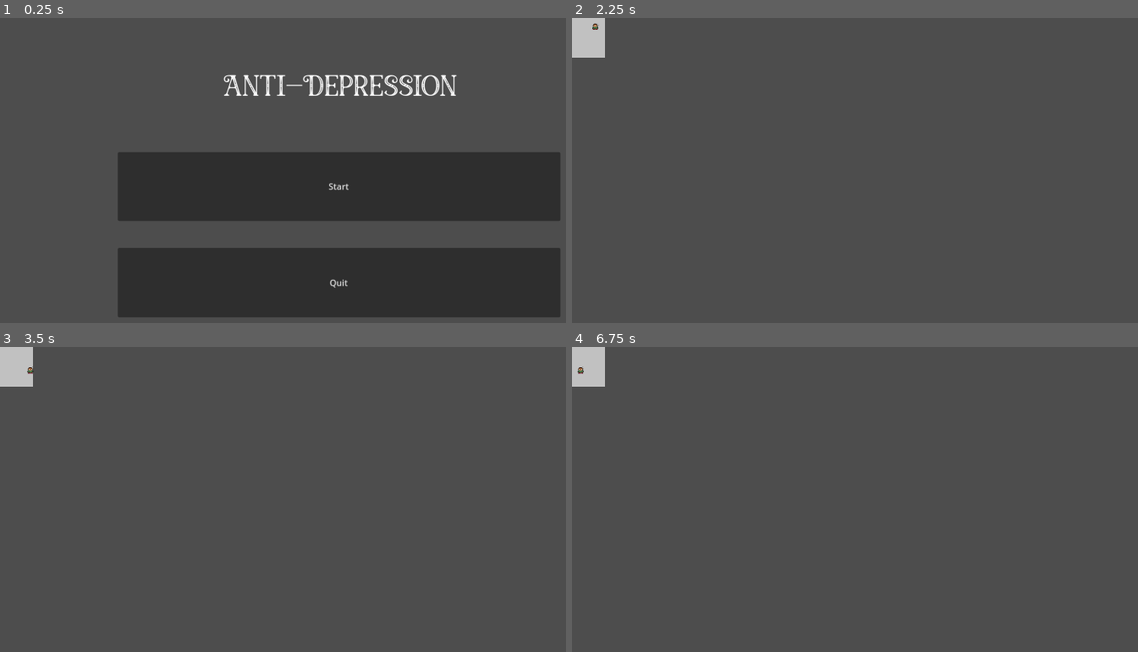
Above: before the commit, frames 1-4 (two rows, left to right).
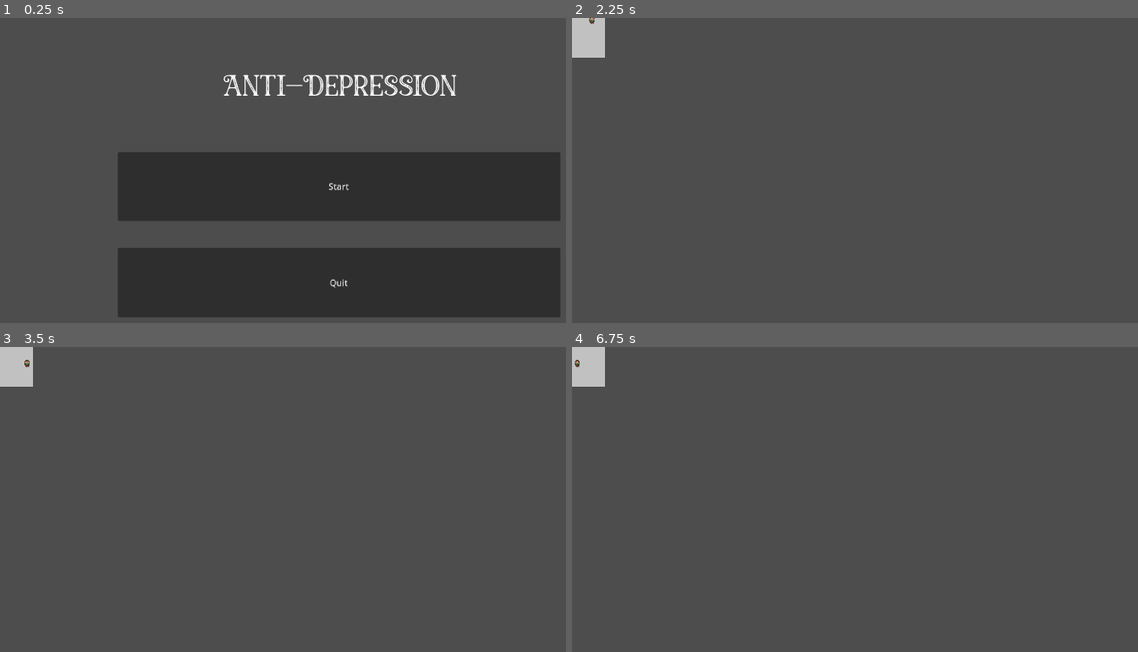
Above: after the commit, the same moments.

Repository: TechPowerAwaits/mruhacks-2024
Game: Godot game, scene res://Scenes/Menu.tscn
Two runs of this game, one before a commit and one after it. Both use one fixed random seed, a clock stepped at 60 frames per second and the inputs below.
Inputs:
- Up to frame 1 (0.25 s): no input
- Up to frame 2 (2.25 s): click "Start" at 0.5 s; tap Enter at 1.25 s; hold D (Move right) 1.28-2.03 s; hold S (Move down) from 2.03 s (still down)
- Up to frame 3 (3.5 s): release S (Move down) at 2.78 s; hold D (Move right) from 2.78 s (still down)
- Up to frame 4 (6.75 s): tap Space at 3.5, 5, 6.5 s; release D (Move right) at 3.53 s; hold W (Move up) 3.53-4.28 s; tap Enter at 4.25, 5.75 s; hold A (Move left) 4.28-5.78 s; hold S (Move down) 5.78-6.53 s; hold D (Move right) from 6.53 s (still down)

The runs differ from the first frame. In frame 1, 0.2% of the frame differs, in the area x 39-81%, y 18-89%; in frame 2, less than 0.1%; in frame 3, less than 0.1%; in frame 4, less than 0.1%.
Error after the commit: Invalid assignment of property or key 'texture' with value of type 'CompressedTexture2D' on a base object of type 'null instance'. (res://Scenes/Creatures/play…

Commit message:
quick change to make sprite animated

Diff:
--- a/Scenes/Creatures/Player.tscn
+++ b/Scenes/Creatures/Player.tscn
@@ -1,18 +1,42 @@
-[gd_scene load_steps=4 format=3 uid="uid://bkek5qjnwv34y"]
+[gd_scene load_steps=7 format=3 uid="uid://bkek5qjnwv34y"]
 
 [ext_resource type="Script" path="res://Scenes/Creatures/player.gd" id="1_tcq4l"]
-[ext_resource type="Texture2D" uid="uid://buiabsch34pc7" path="res://Assets/Level1/Player.png" id="1_vnjdq"]
+[ext_resource type="Texture2D" uid="uid://dpxegcjqwoh4c" path="res://Assets/Level1/spritewalking.png" id="2_6c0dt"]
 
-[sub_resource type="RectangleShape2D" id="RectangleShape2D_0dv3l"]
-size = Vector2(16, 16)
+[sub_resource type="AtlasTexture" id="AtlasTexture_82o2f"]
+atlas = ExtResource("2_6c0dt")
+region = Rect2(16, 0, 16, 16)
+
+[sub_resource type="AtlasTexture" id="AtlasTexture_8b53i"]
+atlas = ExtResource("2_6c0dt")
+region = Rect2(32, 0, 16, 16)
+
+[sub_resource type="SpriteFrames" id="SpriteFrames_iqecn"]
+animations = [{
+"frames": [{
+"duration": 1.0,
+"texture": SubResource("AtlasTexture_82o2f")
+}, {
+"duration": 1.0,
+"texture": SubResource("AtlasTexture_8b53i")
+}],
+"loop": true,
+"name": &"default",
+"speed": 2.0
+}]
+
+[sub_resource type="CapsuleShape2D" id="CapsuleShape2D_yxine"]
+radius = 6.0
+height = 16.0
 
 [node name="Player" type="CharacterBody2D"]
 script = ExtResource("1_tcq4l")
 
-[node name="Sprite2D" type="Sprite2D" parent="."]
-texture = ExtResource("1_vnjdq")
-centered = false
+[node name="AnimatedSprite2D" type="AnimatedSprite2D" parent="."]
+position = Vector2(0, -8)
+sprite_frames = SubResource("SpriteFrames_iqecn")
+frame_progress = 0.363275
 
 [node name="CollisionShape2D" type="CollisionShape2D" parent="."]
-position = Vector2(9, 9)
-shape = SubResource("RectangleShape2D_0dv3l")
+position = Vector2(0, -8)
+shape = SubResource("CapsuleShape2D_yxine")
--- a/project.godot
+++ b/project.godot
@@ -46,5 +46,6 @@
 
 [rendering]
 
+textures/canvas_textures/default_texture_filter=0
 renderer/rendering_method="gl_compatibility"
 renderer/rendering_method.mobile="gl_compatibility"
Not shown, added: 1water_bottle.png.import
Not shown, added: Assets/Level1/dad lvl 1.png.import
Not shown, added: Assets/Level1/mom lvl 1.png.import
Not shown, added: Assets/Level1/sprite_sheet_lvl_1_cmp.png.import
Not shown, added: Assets/Level1/spritewalking.png.import
Not shown, added: map1_collectibles.png.import
Not shown, added: map2_book.png.import
Not shown, added: map2_collectibles.png.import
Not shown, added: map2_diploma.png.import
Not shown, added: map2_laptop.png.import
Not shown, added: map2_paper.png.import
Not shown, added: map2_pencil.png.import
